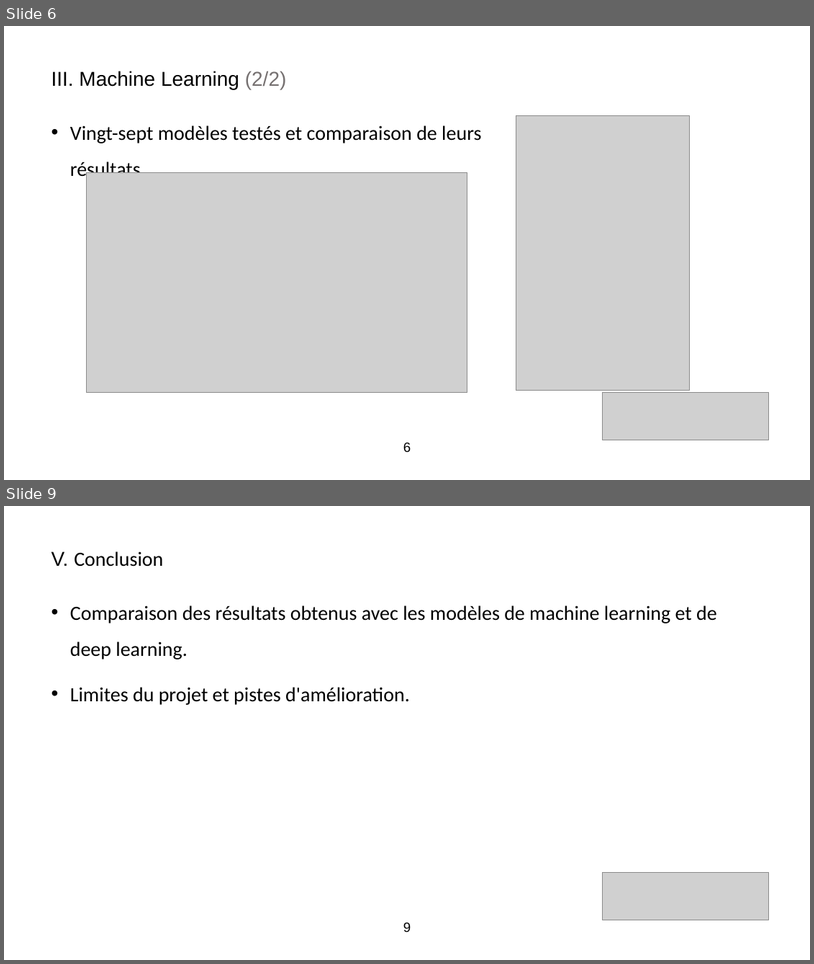
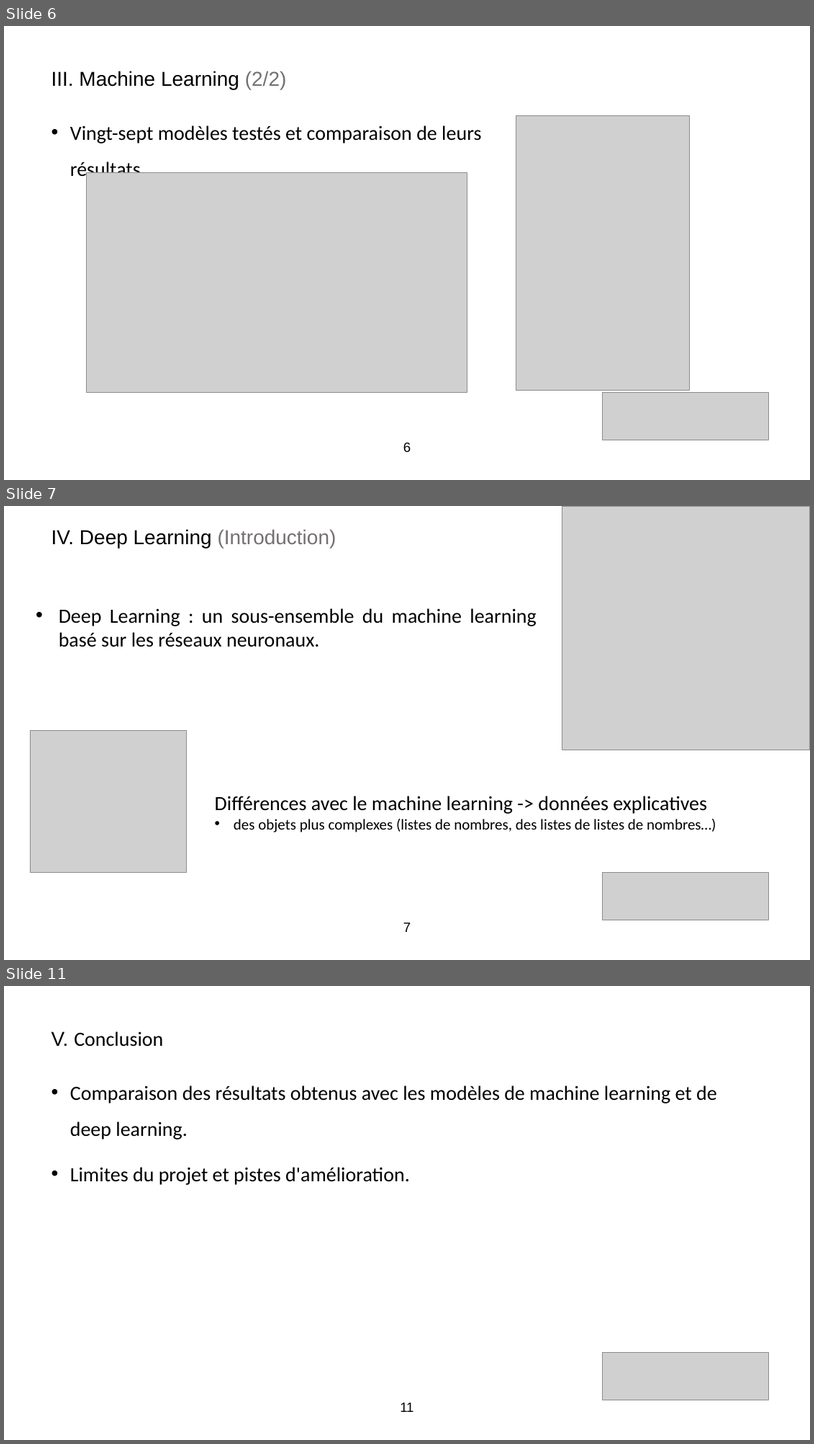
Before and after one commit to MarcAntoineAuvray/project_cartes, a slide deck: presentation_projet_python.pptx. Shown one above the other, each under a label of ours: slides 6 and 9 before the commit, slides 6, 7 and 11 after it; the slides between them are not shown. The pictures are 814x964 and 814x1444 pixels, drawn with LibreOffice and Linux fonts; fonts in the diff are those of the drawing; grey boxes stand for pictures. Boxes give left, top, right and bottom in pixels: in the first picture for what was removed or moved away, otherwise in the second. Text is boxed around its words. In the diff, an @@ line names an element or a change of style, - is before the commit and + after.

```diff
--- a/presentation_projet_python.pptx
+++ b/presentation_projet_python.pptx
@@ slide 7 added at box(4, 506, 810, 960), background #FFFFFF @@
@@ picture added at box(563, 506, 810, 750) @@
@@ subtitle added at box(52, 529, 337, 548), 24 pt, text #000000 @@
+IV. Deep Learning (Introduction)
@@ text added at box(59, 608, 536, 647), 24 pt, text #000000 @@
+• Deep Learning : un sous-ensemble du machine learning basé sur les réseaux neuronaux.
@@ picture added at box(30, 731, 188, 872) @@
@@ text added at box(215, 795, 716, 832), 18 pt, text #000000 @@
+Différences avec le machine learning -> données explicatives
+• des objets plus complexes (listes de nombres, des listes de listes de nombres…)
@@ picture added at box(603, 872, 769, 920) @@
@@ page number added at box(404, 922, 411, 932), 16 pt, text #000000 @@
+7
@@ what was slide 9 is now slide 11 @@
@@ page number at box(400, 1402, 414, 1412): text changed @@
-9
+11
```
Also in this commit, not shown: 3 other slides added, 2 slides removed, 1 other file.
